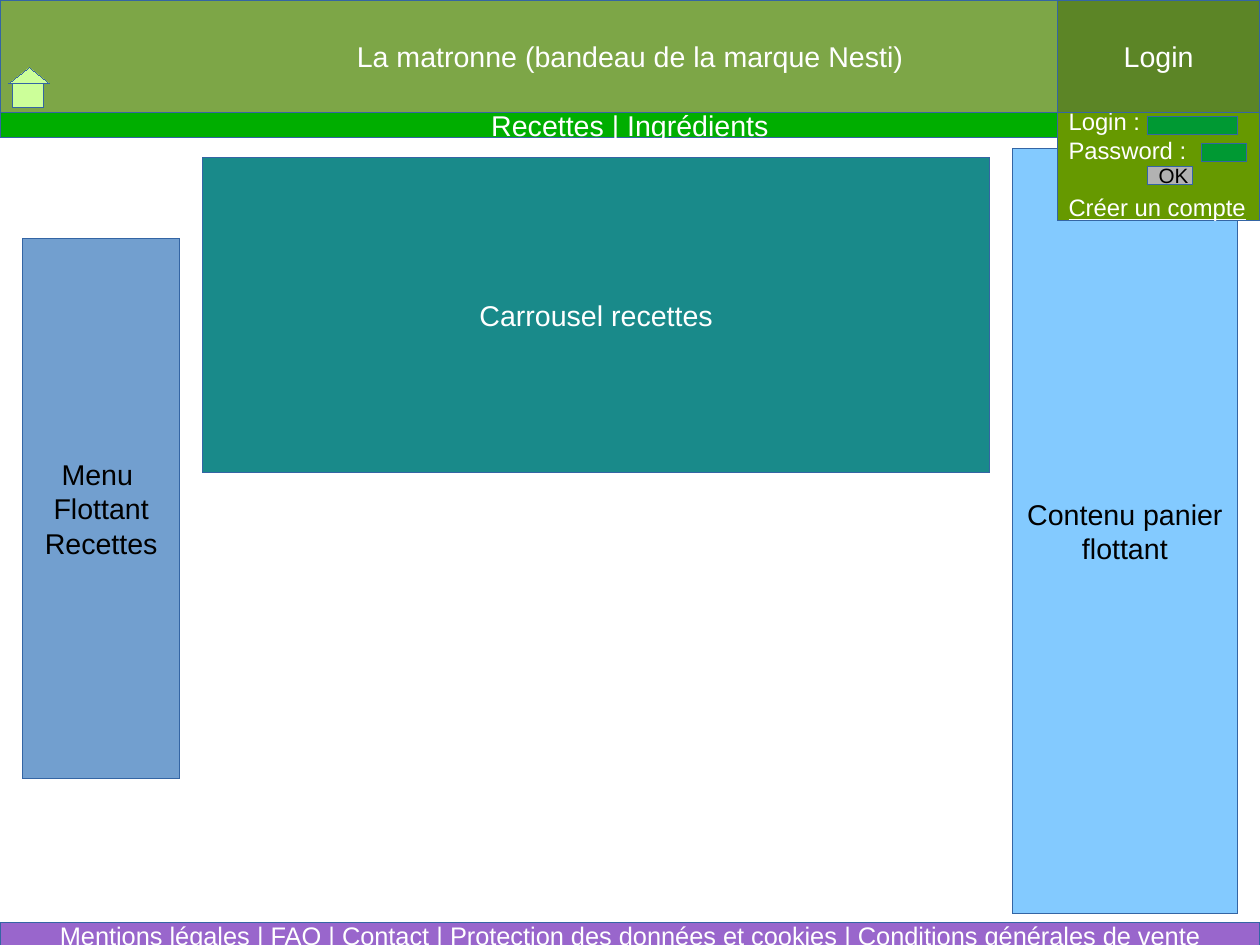
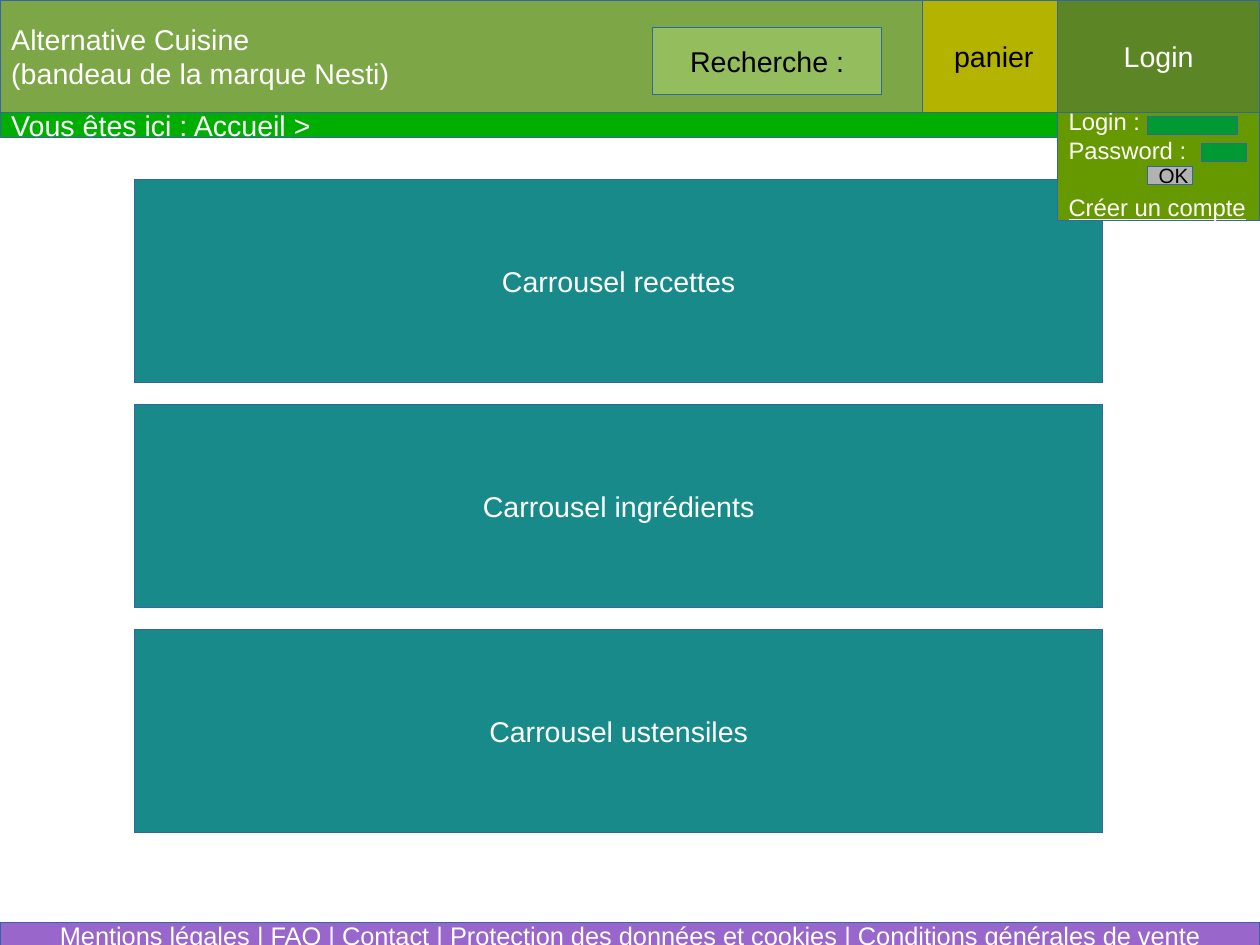
Before and after one commit to MarieRoseLejay/NESTI, a slide deck: slide 1 of VisuelSite.odp. Drawn at 1260x945 pixels with LibreOffice and Linux fonts; fonts in the diff are those of the drawing. Boxes give left, top, right and bottom in pixels: in the first picture for what was removed or moved away, otherwise in the second. Text is boxed around its words. In the diff, an @@ line names an element or a change of style, - is before the commit and + after.

```diff
--- a/VisuelSite.odp
+++ b/VisuelSite.odp
@@ text in rectangle at box(11, 29, 389, 90): text changed @@
-La matronne (bandeau de la marque Nesti)
+Alternative Cuisine
+(bandeau de la marque Nesti)
@@ rectangle added at box(653, 27, 883, 95), fill #94BD5E, outline #3465A4 0 pt, 18 pt, text #000000 @@
+Recherche :
@@ rectangle added at box(923, 0, 1058, 112), fill #B3B300, outline #3465A4 0 pt, 18 pt, text #000000 @@
+panier
@@ triangle removed at box(9, 67, 49, 83) @@
@@ rectangle removed at box(13, 83, 43, 107) @@
@@ text in rectangle at box(11, 115, 286, 141): text changed @@
-Recettes | Ingrédients
+Vous êtes ici : Accueil >
@@ rectangle removed at box(1013, 149, 1238, 914) @@
-Contenu panier
-flottant
@@ rectangle "Carrousel recettes": place and size @@
-rectangle "Carrousel recettes" at box(202, 158, 990, 473)
+rectangle "Carrousel recettes" at box(135, 180, 1102, 382)
@@ rectangle removed at box(23, 239, 181, 779) @@
-Menu
-Flottant
-Recettes
@@ rectangle added at box(135, 405, 1102, 607), fill #198A8A, outline #3465A4 0 pt, 18 pt, text #FFFFFF @@
+Carrousel ingrédients
@@ rectangle added at box(135, 630, 1102, 832), fill #198A8A, outline #3465A4 0 pt, 18 pt, text #FFFFFF @@
+Carrousel ustensiles
```
Also in this commit, not shown: 15 other slides changed, 1 slide added, 2 slides removed, 2 other files.
